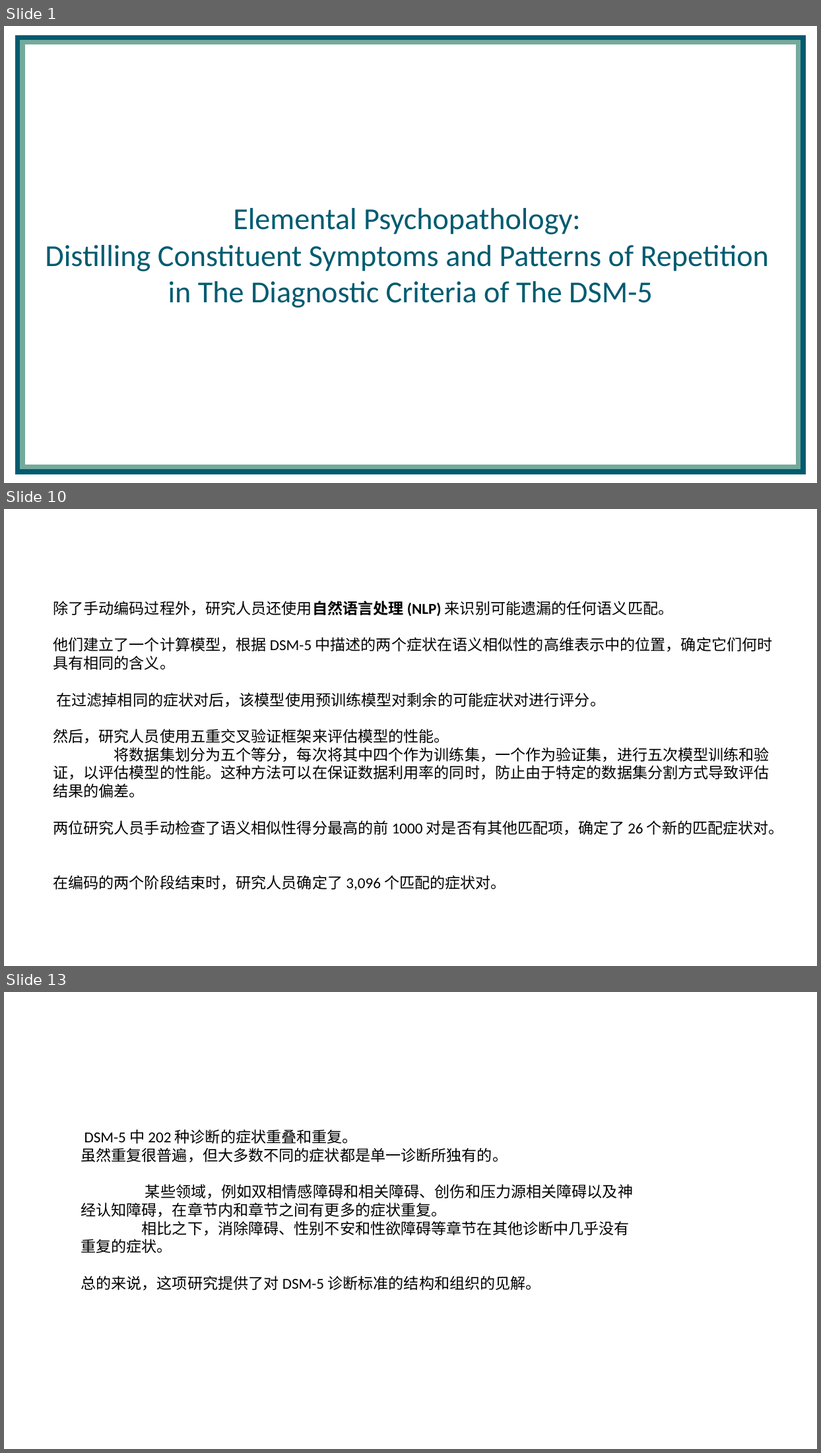
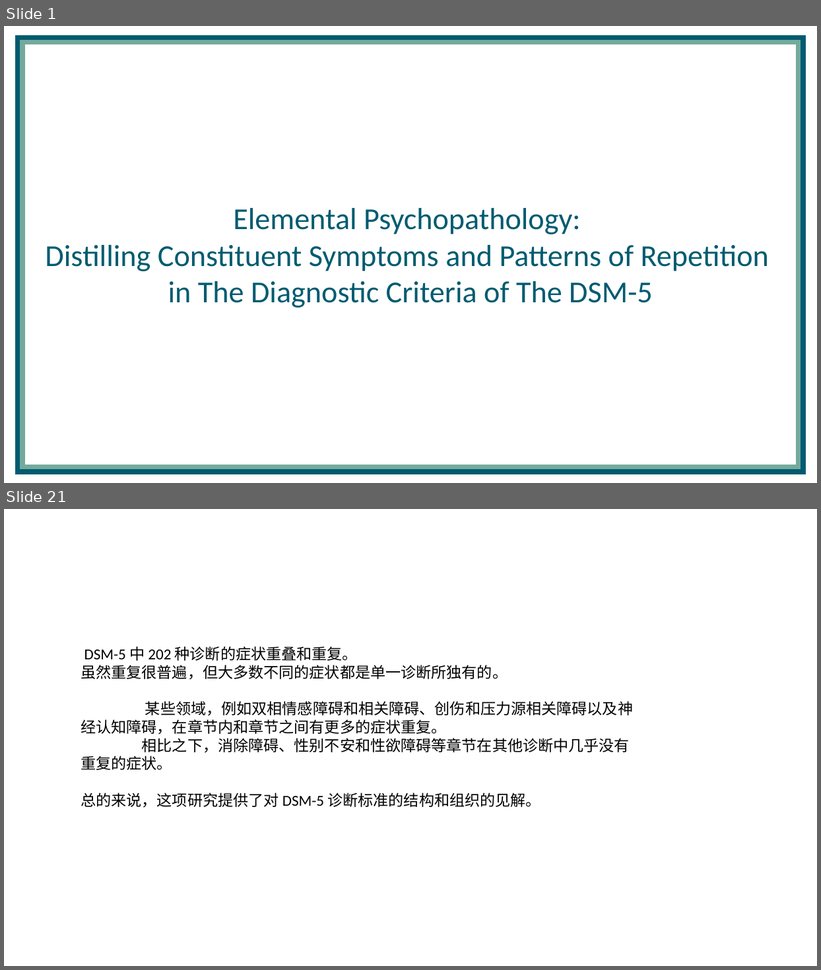
Before and after one commit to yuki-961004/Presentation, a slide deck: 230518_DSM5/Forbes_2023_psyarxiv.pptx. Shown one above the other, each under a label of ours: slides 1, 10 and 13 before the commit, slides 1 and 21 after it; the slides between them are not shown. The pictures are 821x1453 and 821x970 pixels, drawn with LibreOffice and Linux fonts; fonts in the diff are those of the drawing; background and template pictures are left out. Boxes give left, top, right and bottom in pixels: in the first picture for what was removed or moved away, otherwise in the second. Text is boxed around its words. In the diff, an @@ line names an element or a change of style, - is before the commit and + after.

```diff
--- a/230518_DSM5/Forbes_2023_psyarxiv.pptx
+++ b/230518_DSM5/Forbes_2023_psyarxiv.pptx
@@ slide 10 removed at bbox=[4, 509, 817, 966], background picture (left out) @@
@@ text removed at bbox=[53, 601, 784, 890] @@
-除了手动编码过程外，研究人员还使用自然语言处理 (NLP) 来识别可能遗漏的任何语义匹配。
-他们建立了一个计算模型，根据 DSM-5 中描述的两个症状在语义相似性的高维表示中的位置，确定它们何时具有相同的含义。
-在过滤掉相同的症状对后，该模型使用预训练模型对剩余的可能症状对进行评分。
-然后，研究人员使用五重交叉验证框架来评估模型的性能。
-将数据集划分为五个等分，每次将其中四个作为训练集，一个作为验证集，进行五次模型训练和验证，以评估模型的性能。这种方法可以在保证数据利用率的同时，防止由于特定的数据集分割方式导致评估结果的偏差。
-两位研究人员手动检查了语义相似性得分最高的前 1000 对是否有其他匹配项，确定了 26 个新的匹配症状对。
-在编码的两个阶段结束时，研究人员确定了 3,096 个匹配的症状对。
@@ what was slide 13 is now slide 21 @@
```
Also in this commit, not shown: 8 slides changed, 11 slides added, 2 other slides removed.
